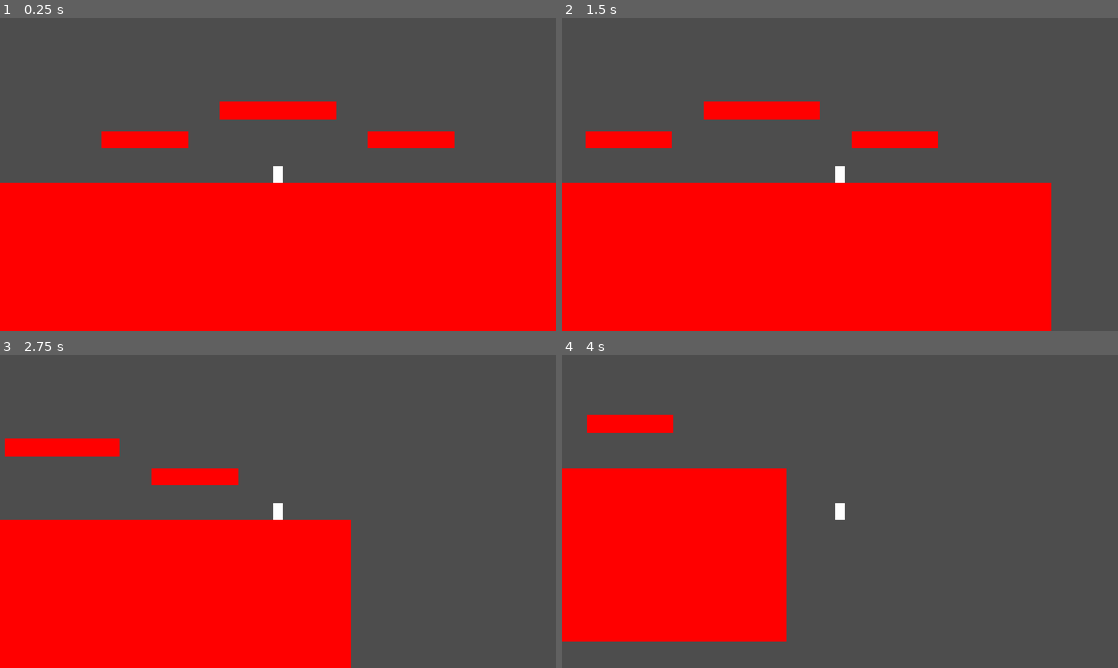
Above: before the commit, frames 1-4 (two rows, left to right).
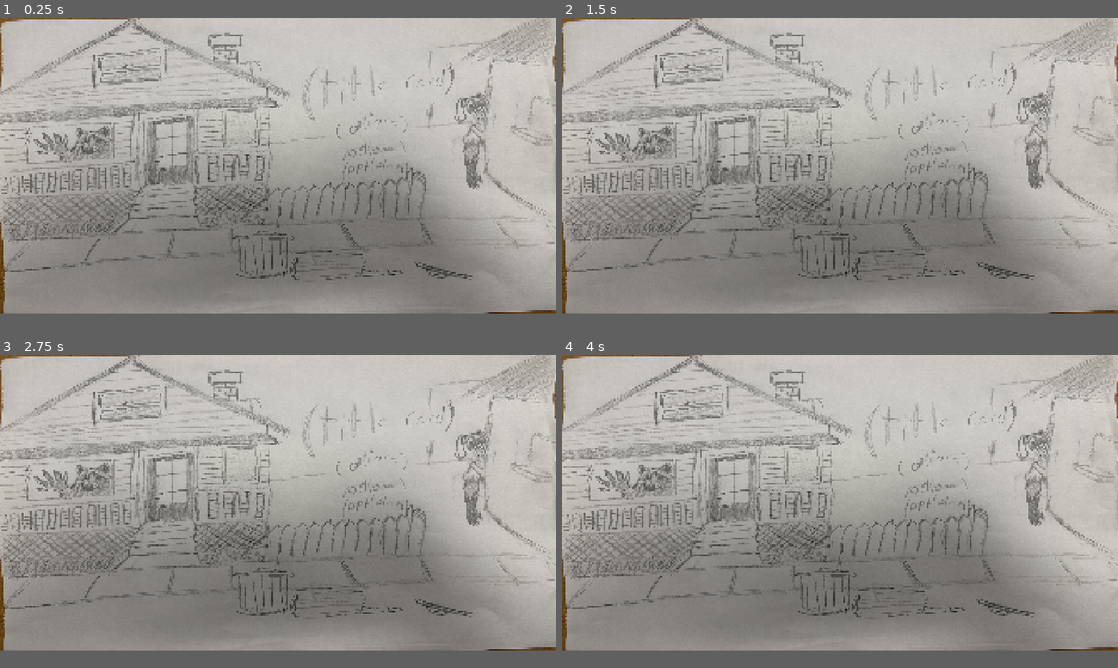
Above: after the commit, the same moments.

Repository: DerekBaert/TH_F2026_TeamA
Game: Godot game, scene res://MainScreen.tscn
Same seed, same stepped clock (60 frames per second), same inputs: the game is played once before the commit and once after it. Before the commit the project starts from res://main.tscn.
Inputs:
- Up to frame 1 (0.25 s): no input
- Up to frame 2 (1.5 s): tap Enter at 0.5 s; hold D (right) from 0.53 s (still down); tap Space (jump) at 0.77 s
- Up to frame 3 (2.75 s): tap Space (jump) at 1.52 s; release D (right) at 2.03 s; hold A (left) from 2.03 s (still down)
- Up to frame 4 (4 s): release A (left) at 2.78 s; hold D (right) from 2.78 s (still down); tap Space (jump) at 3.02, 3.77 s
In our replay, the window is 800x450 before the commit and 800x425 after it. These sizes can differ from the game's own. Grey fills any space a smaller window leaves; there, only what the larger window draws over its background counts as a difference.

The runs differ from the first frame. In frame 1, 94% of the frame differs, in the area x 0-100%, y 0-95%; in frame 2, 95%; in frame 3, 96%, in the area x 0-100%, y 0-100%; in frame 4, 93%.

Commit message:
Made the placeholder title screen

Diff:
--- /dev/null
+++ b/tech-hub-fall-2026-team-a/MainScreen.tscn
@@ -0,0 +1,23 @@
+[gd_scene format=3 uid="uid://b4x5q0gadhler"]
+
+[ext_resource type="Texture2D" uid="uid://c6pn80qdeeafj" path="res://Placeholders/IMG_6200 (2).jpg" id="1_cshku"]
+
+[node name="Control" type="Control" unique_id=1024039238]
+layout_mode = 3
+anchors_preset = 15
+anchor_right = 1.0
+anchor_bottom = 1.0
+grow_horizontal = 2
+grow_vertical = 2
+
+[node name="TextureRect" type="TextureRect" parent="." unique_id=1792620640]
+layout_mode = 1
+anchors_preset = 15
+anchor_right = 1.0
+anchor_bottom = 1.0
+grow_horizontal = 2
+grow_vertical = 2
+texture = ExtResource("1_cshku")
+expand_mode = 1
+flip_h = true
+flip_v = true
--- a/tech-hub-fall-2026-team-a/project.godot
+++ b/tech-hub-fall-2026-team-a/project.godot
@@ -11,14 +11,14 @@
 [application]
 
 config/name="TechHub_Fall2026_TeamA"
-run/main_scene="uid://b8ynepl503d8a"
+run/main_scene="uid://b4x5q0gadhler"
 config/features=PackedStringArray("4.7", "Forward Plus")
 config/icon="res://icon.svg"
 
 [display]
 
 window/size/viewport_width=1920
-window/size/viewport_height=1080
+window/size/viewport_height=1020
 window/stretch/mode="canvas_items"
 window/stretch/aspect="expand"
 
Binary file added: tech-hub-fall-2026-team-a/Placeholders/IMG_6200 (2).jpg
Not shown, added: tech-hub-fall-2026-team-a/Placeholders/IMG_6200 (2).jpg.import
Not shown, added: tech-hub-fall-2026-team-a/IMG_6199.HEIC
